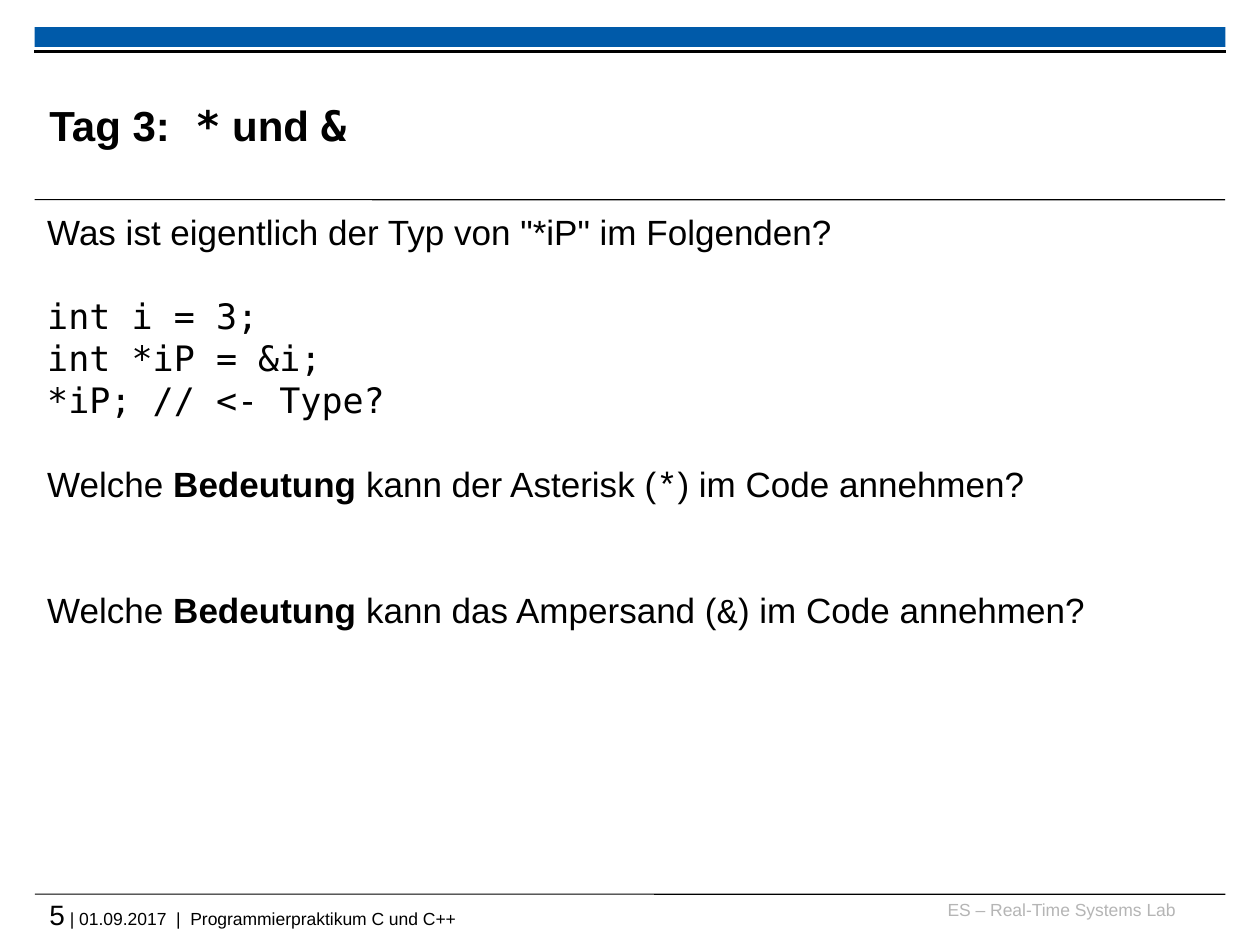
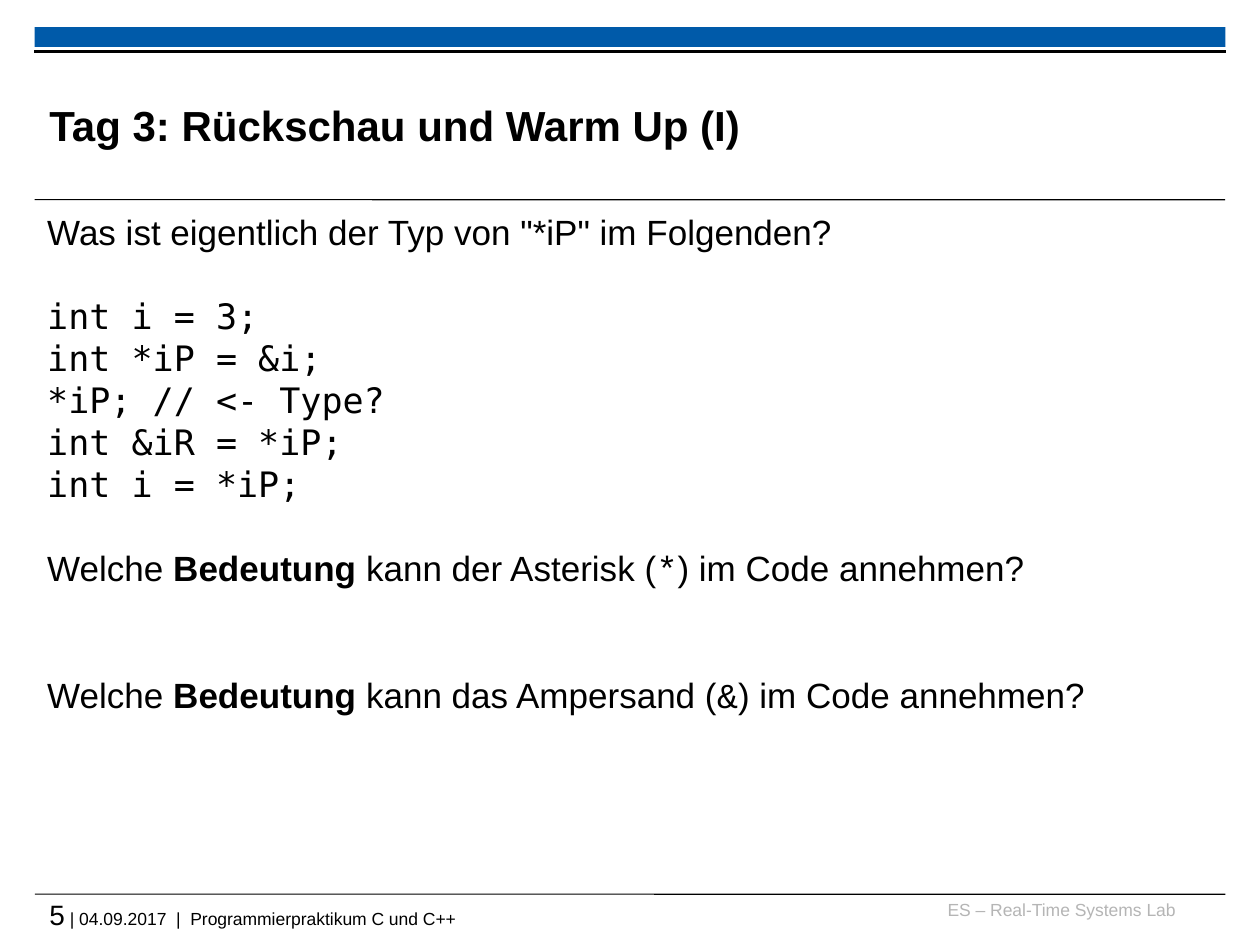
Before and after one commit to h82k/tud-cppp, a slide deck: slide 5 of 2017/recap_and_warmup_slides.pptx. Drawn at 1260x945 pixels with LibreOffice and Linux fonts; fonts in the diff are those of the drawing; background and template pictures are left out. Boxes give left, top, right and bottom in pixels: in the first picture for what was removed or moved away, otherwise in the second. Text is boxed around its words. In the diff, an @@ line names an element or a change of style, - is before the commit and + after.

```diff
--- a/2017/recap_and_warmup_slides.pptx
+++ b/2017/recap_and_warmup_slides.pptx
@@ title at (49,110,740,150): text changed @@
-Tag 3: * und &
+Tag 3: Rückschau und Warm Up (I)
@@ text at (47,428,342,502): paragraphs added @@
+int &iR = *iP;
+int i = *iP;
@@ text at (49,905,456,929): text changed @@
-5 | 01.09.2017 | Programmierpraktikum C und C++
+5 | 04.09.2017 | Programmierpraktikum C und C++
```
Also in this commit, not shown: 3 other slides changed, 1 slide added, 2 other files.
